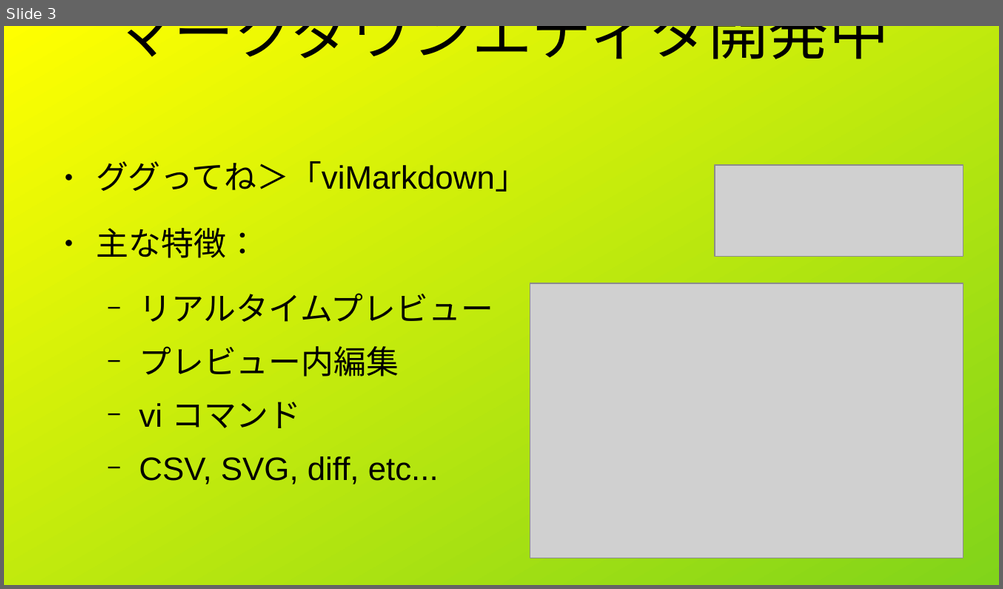
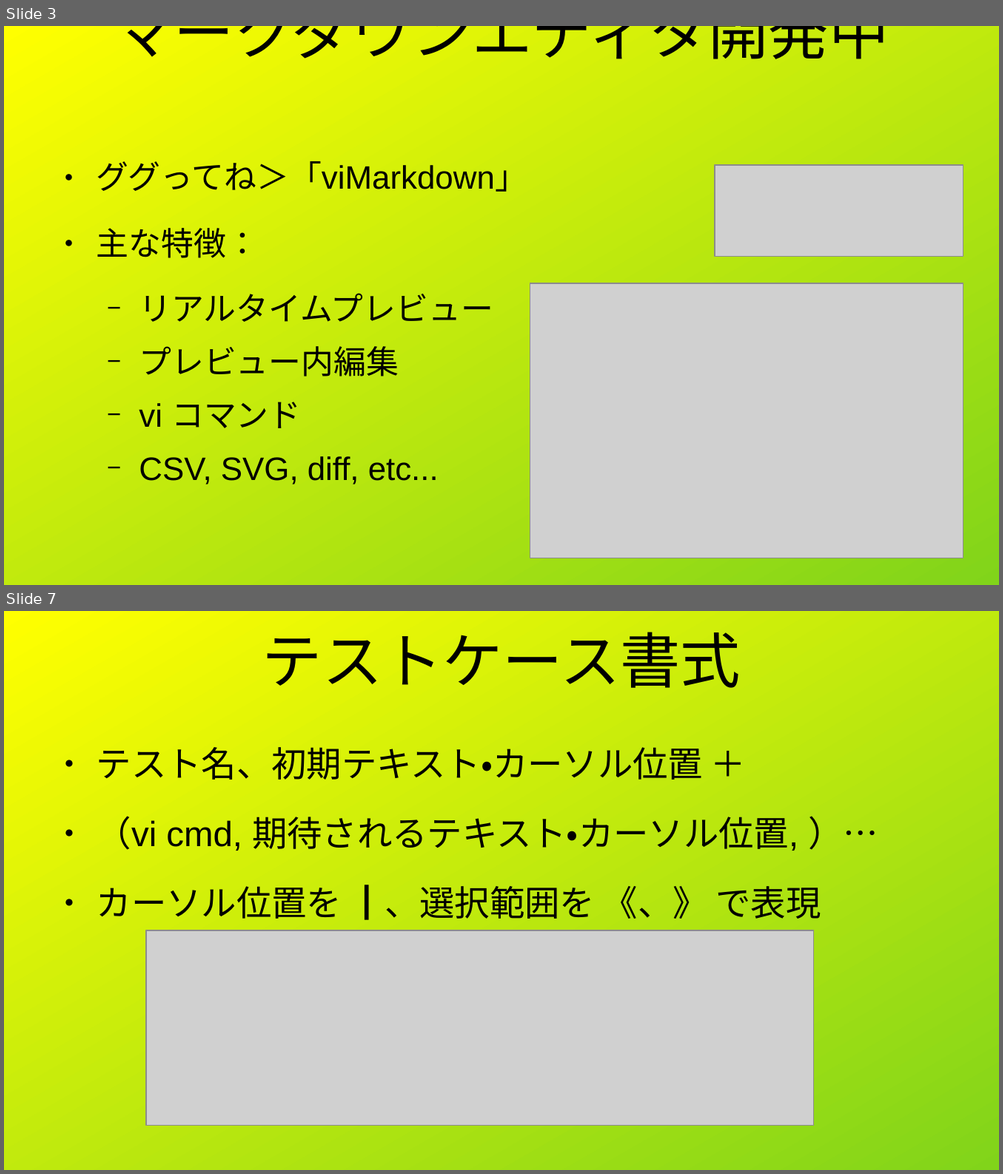
Before and after one commit to shigmas/viMarkdown, a slide deck: tech/ja/LT20260708/自動テスト.odp. Shown one above the other, each under a label of ours: slide 3 before the commit, slides 3 and 7 after it; the slides between them are not shown. The pictures are 1003x589 and 1003x1174 pixels, drawn with LibreOffice and Linux fonts; fonts in the diff are those of the drawing; grey boxes stand for pictures. Boxes give left, top, right and bottom in pixels: in the first picture for what was removed or moved away, otherwise in the second. Text is boxed around its words. In the diff, an @@ line names an element or a change of style, - is before the commit and + after.

```diff
--- a/tech/ja/LT20260708/自動テスト.odp
+++ b/tech/ja/LT20260708/自動テスト.odp
@@ slide 7 added at [4, 611, 999, 1170], background gradient #FFFF00 to #81D41A @@
@@ title added at [262, 632, 740, 688], 48 pt, text #000000 @@
+テストケース書式
@@ text added at [96, 747, 821, 920], 28 pt, text #000000 @@
+● テスト名、初期テキスト・カーソル位置 ＋
+● （vi cmd, 期待されるテキスト・カーソル位置, ）…
+● カーソル位置を ┃、選択範囲を 《、》 で表現
@@ picture added at [145, 931, 814, 1126] @@
```
Also in this commit, not shown: 4 slides changed, 4 other slides added, 3 slides removed, 2 other files.
